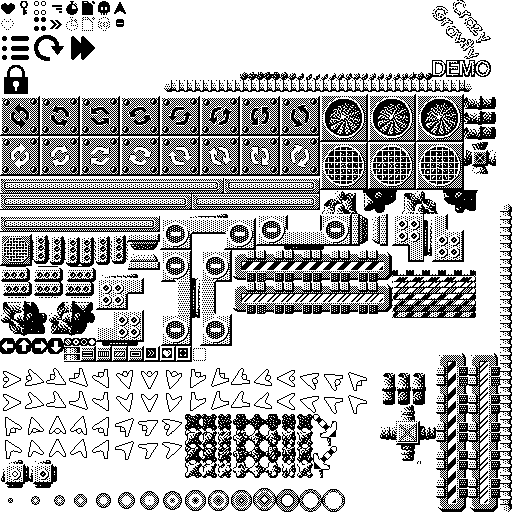
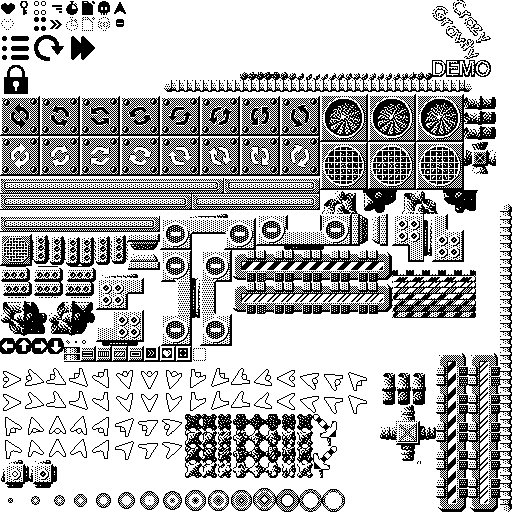
Layers edited between the first and the second 512×512 image:
renamed "Paint Layer 1 (pasted)" to "key lights", showed it, opacity 59% → 100%, painted on it over left=64, top=338, right=96, bottom=346
painted on "Background" over left=64, top=338, right=96, bottom=346
